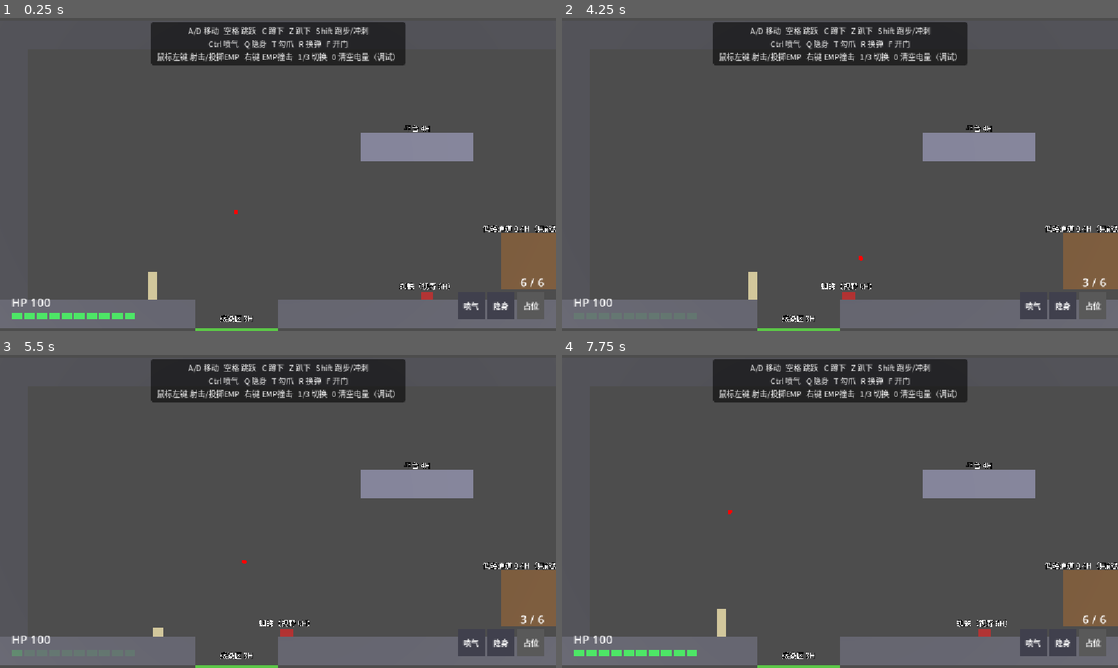
Above: before the commit, frames 1-4 (two rows, left to right).
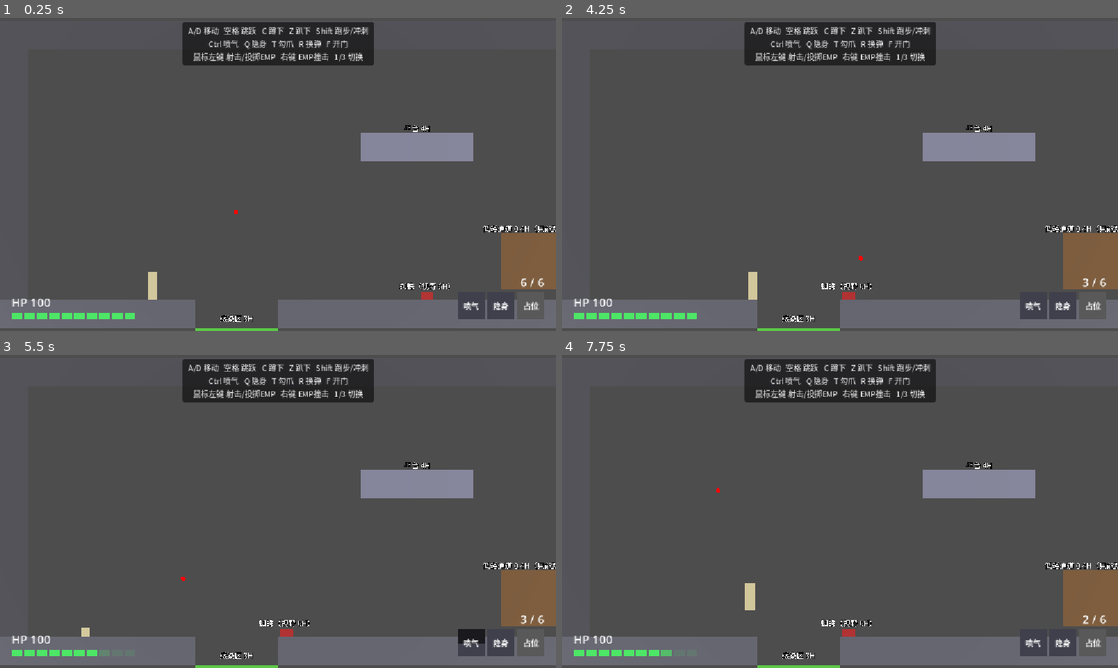
Above: after the commit, the same moments.

Repository: redleaf05812/yx01-prototype
Game: Godot game, scene res://scenes/room_01.tscn
Two runs of this game, one before a commit and one after it. Both use one fixed random seed, a clock stepped at 60 frames per second and the inputs below.
Inputs (mouse positions are in pixels of both pictures, inside the frame that each line leads up to):
- Up to frame 1 (0.25 s): no input
- Up to frame 2 (4.25 s): tap Enter at 0.5 s; move the mouse to (962, 158) at 0.52 s; hold D (move_right) 0.53-1.28 s; right-click (962, 158) at 0.6 s; click (962, 158) at 0.67 s; tap Space (jump) at 0.77, 1.52, 3.02, 3.77 s; move the mouse to (728, 190) at 1.27 s; hold A (move_left) 1.28-2.03 s; tap C (crouch) at 1.35 s; move the mouse to (895, 105) at 2.02 s; hold D (move_right) 2.03-3.53 s; click (895, 105) at 2.1 s; move the mouse to (812, 237) at 2.77 s; tap T (grapple) at 2.85 s; click (812, 237) at 2.92 s; move the mouse to (1006, 221) at 3.52 s; hold A (move_left) from 3.53 s (still down); tap F (interact) at 3.6 s; tap 0 (debug_empty_battery, bound only before the commit) at 4.15 s
- Up to frame 3 (5.5 s): keep holding A (move_left); move the mouse to (111, 464) at 4.27 s; tap Ctrl (jet) at 4.35 s; tap Space (jump) at 4.52 s; move the mouse to (305, 511) at 5.02 s; hold Z (prone) from 5.03 s (still down); click (305, 511) at 5.17 s
- Up to frame 4 (7.75 s): move the mouse to (756, 433) at 5.77 s; release A (move_left) at 5.78 s; release Z (prone) at 5.78 s; hold D (move_right) from 5.78 s (still down); tap Shift (run) at 5.85 s; tap Space (jump) at 6.02, 6.77, 7.52 s; move the mouse to (962, 495) at 6.52 s; tap 3 (slot_emp) at 6.6 s; move the mouse to (728, 527) at 7.27 s; tap 1 (slot_pistol) at 7.35 s; click (728, 527) at 7.42 s

The runs differ from the first frame. In frame 1, 2.1% of the frame differs, in the area x 27-73%, y 1-16%; in frame 2, 2.4%; in frame 3, 2.6%; in frame 4, 2.9%, in the area x 17-95%, y 1-97%.

Commit message:
Remove debug empty-battery key (0) and its hint

Diff:
--- a/scripts/hud.gd
+++ b/scripts/hud.gd
@@ -36,7 +36,7 @@
 	hint_style.content_margin_bottom = 6
 	hint_panel.add_theme_stylebox_override("panel", hint_style)
 	var hint := Label.new()
-	hint.text = "A/D 移动   空格 跳跃   C 蹲下   Z 趴下   Shift 跑步/冲刺\nCtrl 喷气   Q 隐身   T 勾爪   R 换弹   F 开门\n鼠标左键 射击/投掷EMP   右键 EMP撞击   1/3 切换   0 清空电量（调试）"
+	hint.text = "A/D 移动   空格 跳跃   C 蹲下   Z 趴下   Shift 跑步/冲刺\nCtrl 喷气   Q 隐身   T 勾爪   R 换弹   F 开门\n鼠标左键 射击/投掷EMP   右键 EMP撞击   1/3 切换"
 	hint.add_theme_font_override("font", Config.cjk_font)
 	hint.add_theme_font_size_override("font_size", 16)
 	hint.horizontal_alignment = HORIZONTAL_ALIGNMENT_CENTER
--- a/scripts/player.gd
+++ b/scripts/player.gd
@@ -78,7 +78,6 @@
 	_add_action("grapple", [KEY_T])
 	_add_action("jet", [KEY_CTRL])
 	_add_action("stealth", [KEY_Q])
-	_add_action("debug_empty_battery", [KEY_0])  # 调试用：清空电量，上线前删除
 	_add_action("reload", [KEY_R])
 	_add_action("interact", [KEY_F])
 	_add_action("slot_pistol", [KEY_1])
@@ -409,9 +408,6 @@
 # ---------- 主循环 ----------
 
 func _physics_process(delta: float) -> void:
-	if Input.is_action_just_pressed("debug_empty_battery"):
-		battery = 0.0
-
 	battery = minf(float(Config.battery_max), battery + Config.battery_regen_per_sec * delta)
 	jet_cd_left = maxf(0.0, jet_cd_left - delta)
 	_dash_cd_left = maxf(0.0, _dash_cd_left - delta)
